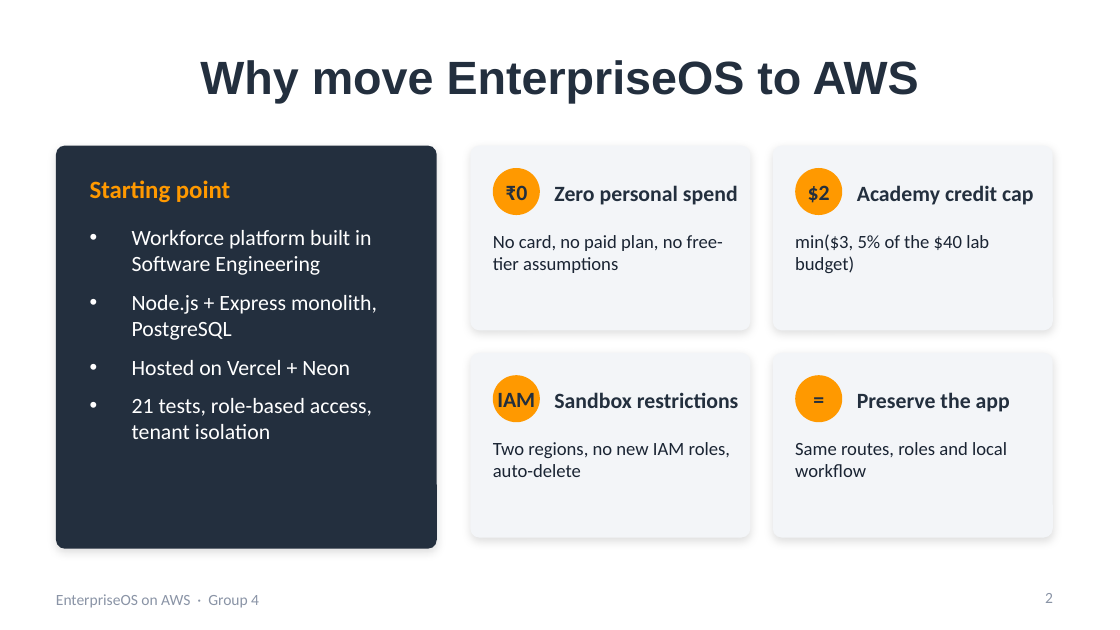
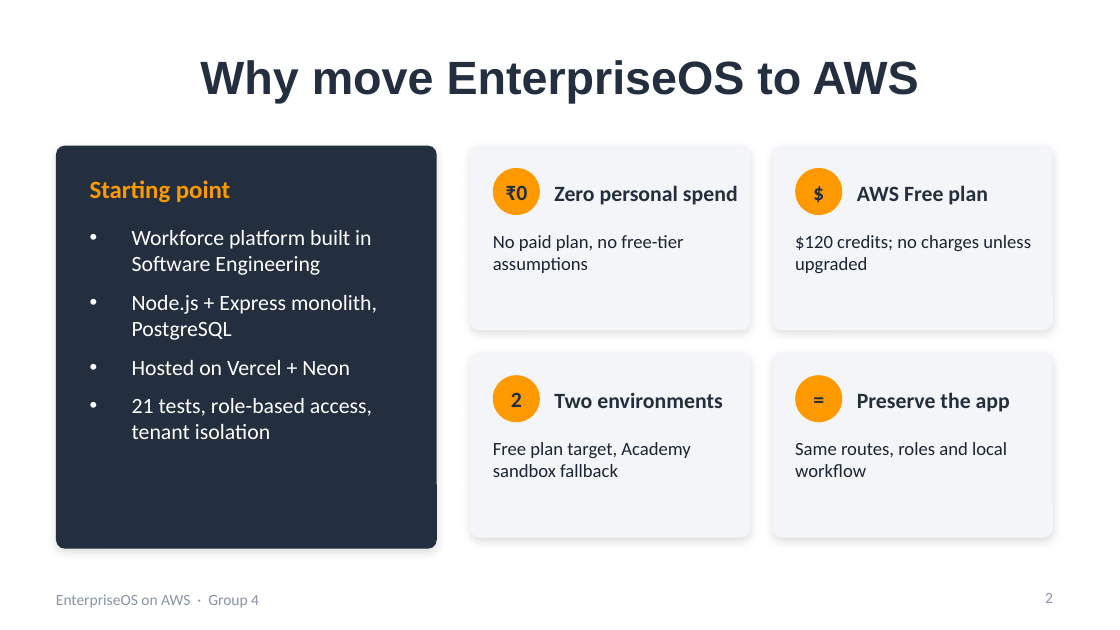
Before and after one commit to Ak7950/EnterpriseOS-AWS-Cloud, a slide deck: slide 2 of presentation/EnterpriseOS-AWS-Presentation.pptx. Drawn at 1120x630 pixels with LibreOffice and Linux fonts; fonts in the diff are those of the drawing. Boxes give left, top, right and bottom in pixels: in the first picture for what was removed or moved away, otherwise in the second. Text is boxed around its words. In the diff, an @@ line names an element or a change of style, - is before the commit and + after.

```diff
--- a/presentation/EnterpriseOS-AWS-Presentation.pptx
+++ b/presentation/EnterpriseOS-AWS-Presentation.pptx
@@ text at [808,185,830,203]: text changed @@
-$2
+$
@@ text at [857,185,987,205]: text changed @@
-Academy credit cap
+AWS Free plan
@@ text at [493,235,683,273]: text changed @@
-No card, no paid plan, no free-tier assumptions
+No paid plan, no free-tier assumptions
@@ text at [795,235,1031,273]: text changed @@
-min($3, 5% of the $40 lab budget)
+$120 credits; no charges unless upgraded
@@ text at [511,392,522,407]: text changed @@
-IAM
+2
@@ text at [554,392,722,408]: text changed @@
-Sandbox restrictions
+Two environments
@@ text at [493,442,690,477]: text changed @@
-Two regions, no new IAM roles, auto-delete
+Free plan target, Academy sandbox fallback
```
Also in this commit, not shown: 3 other slides changed, 1 slide added, 6 slides removed, 15 other files.
